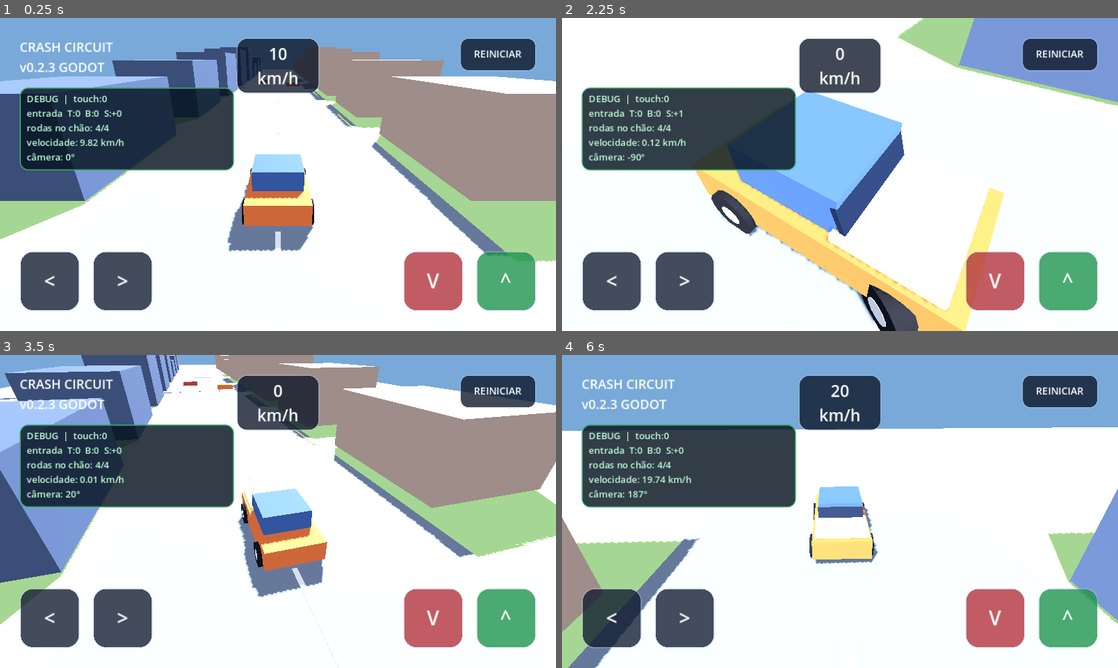
Above: before the commit, frames 1-4 (two rows, left to right).
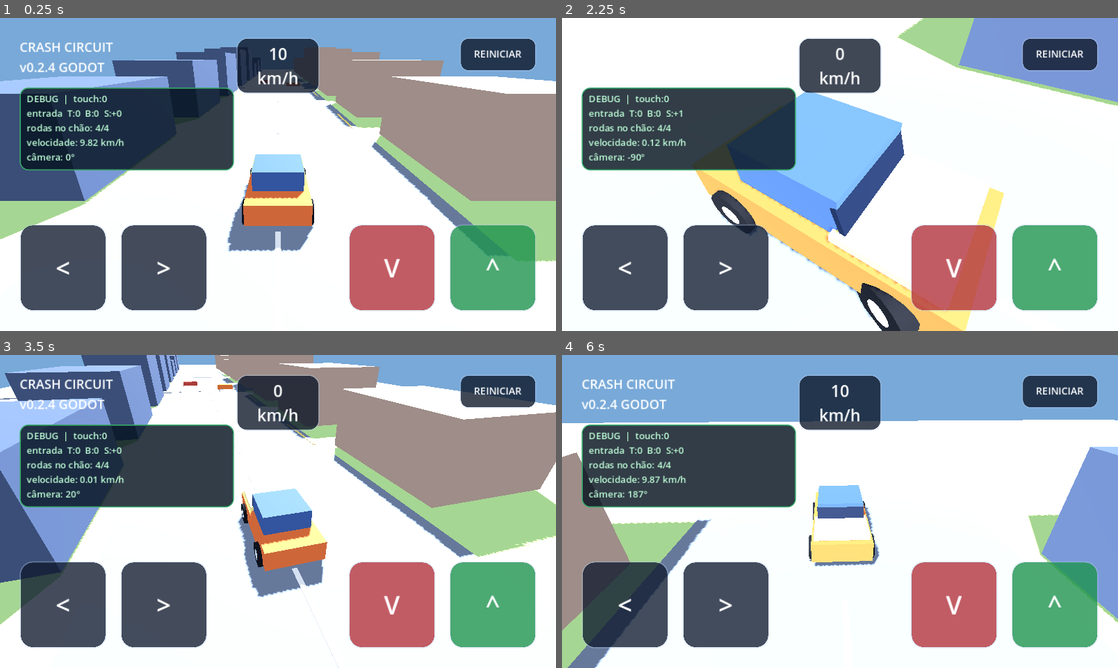
Above: after the commit, the same moments.

Repository: rasuda/Cargame-
Game: Godot game, scene res://scenes/main.tscn
Two runs of this game, one before a commit and one after it. Both use one fixed random seed, a clock stepped at 60 frames per second and the inputs below.
Inputs (mouse positions are in pixels of both pictures, inside the frame that each line leads up to):
- Up to frame 1 (0.25 s): no input
- Up to frame 2 (2.25 s): move the mouse to (962, 158) at 0.52 s; hold D (steer_right) 0.53-1.25 s; tap C (cycle_camera) at 0.6, 2.1 s; click (962, 158) at 0.67 s; drag from (728, 190) to (812, 237) at 1.27 s; move the mouse to (895, 105) at 2.02 s; hold D (steer_right) from 2.03 s (still down)
- Up to frame 3 (3.5 s): release D (steer_right) at 2.75 s; drag from (250, 574) to (111, 464) at 2.77 s
- Up to frame 4 (6 s): move the mouse to (1006, 558) at 3.52 s; hold A (steer_left) 3.53-4.25 s; tap C (cycle_camera) at 3.6, 5.1 s; drag from (673, 464) to (756, 433) at 4.27 s; move the mouse to (867, 511) at 5.02 s; hold S (brake) 5.03-5.75 s; click (867, 511) at 5.17 s; drag from (756, 433) to (728, 527) at 5.77 s

The runs differ from the first frame. In frame 1, 12% of the frame differs, in the area x 3-97%, y 14-94%; in frame 2, 12%; in frame 3, 12%; in frame 4, 21%, in the area x 0-100%, y 9-100%.

Commit message:
Soften vehicle controls and enlarge touch buttons

Diff:
--- a/scripts/arcade_car.gd
+++ b/scripts/arcade_car.gd
@@ -1,10 +1,10 @@
 class_name ArcadeCar
 extends VehicleBody3D
 
-const MAX_ENGINE_FORCE := 3200.0
-const MAX_BRAKE_FORCE := 110.0
-const MAX_STEERING := deg_to_rad(28.0)
-const STEERING_SPEED := 4.5
+const MAX_ENGINE_FORCE := 1600.0
+const MAX_BRAKE_FORCE := 80.0
+const MAX_STEERING := deg_to_rad(20.0)
+const STEERING_SPEED := 2.5
 
 var throttle_input := 0.0
 var brake_input := 0.0
--- a/scripts/hud.gd
+++ b/scripts/hud.gd
@@ -1,7 +1,7 @@
 class_name GameHud
 extends Control
 
-const VERSION := "v0.2.3 GODOT"
+const VERSION := "v0.2.4 GODOT"
 
 var title_label: Label
 var speed_label: Label
@@ -94,15 +94,15 @@
 		glyph.horizontal_alignment = HORIZONTAL_ALIGNMENT_CENTER
 		glyph.vertical_alignment = VERTICAL_ALIGNMENT_CENTER
 		glyph.mouse_filter = Control.MOUSE_FILTER_IGNORE
-		glyph.add_theme_font_size_override("font_size", 34)
+		glyph.add_theme_font_size_override("font_size", 44)
 		panel.add_child(glyph)
 
 
 func _layout() -> void:
 	var viewport_size := size
 	var margin := clampf(viewport_size.x * 0.035, 18.0, 38.0)
-	var button_size := clampf(viewport_size.x * 0.11, 72.0, 104.0)
-	var gap := clampf(button_size * 0.22, 14.0, 22.0)
+	var button_size := clampf(viewport_size.x * 0.16, 108.0, 150.0)
+	var gap := clampf(button_size * 0.16, 16.0, 24.0)
 	var bottom := viewport_size.y - margin
 
 	title_label.position = Vector2(margin, margin)
Not shown, changed: export_presets.cfg
Not shown, changed: .github/workflows/deploy.yml
